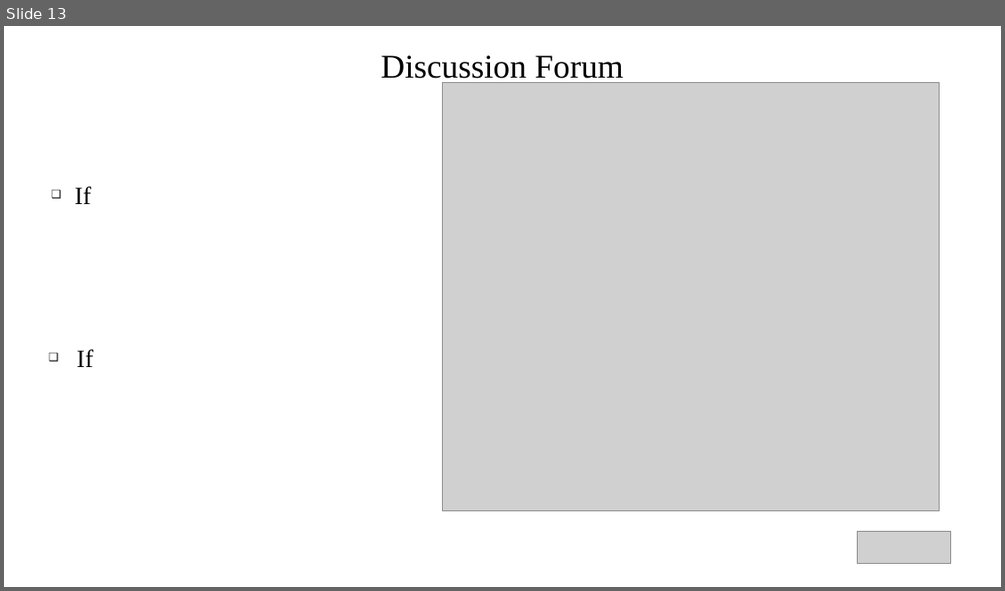
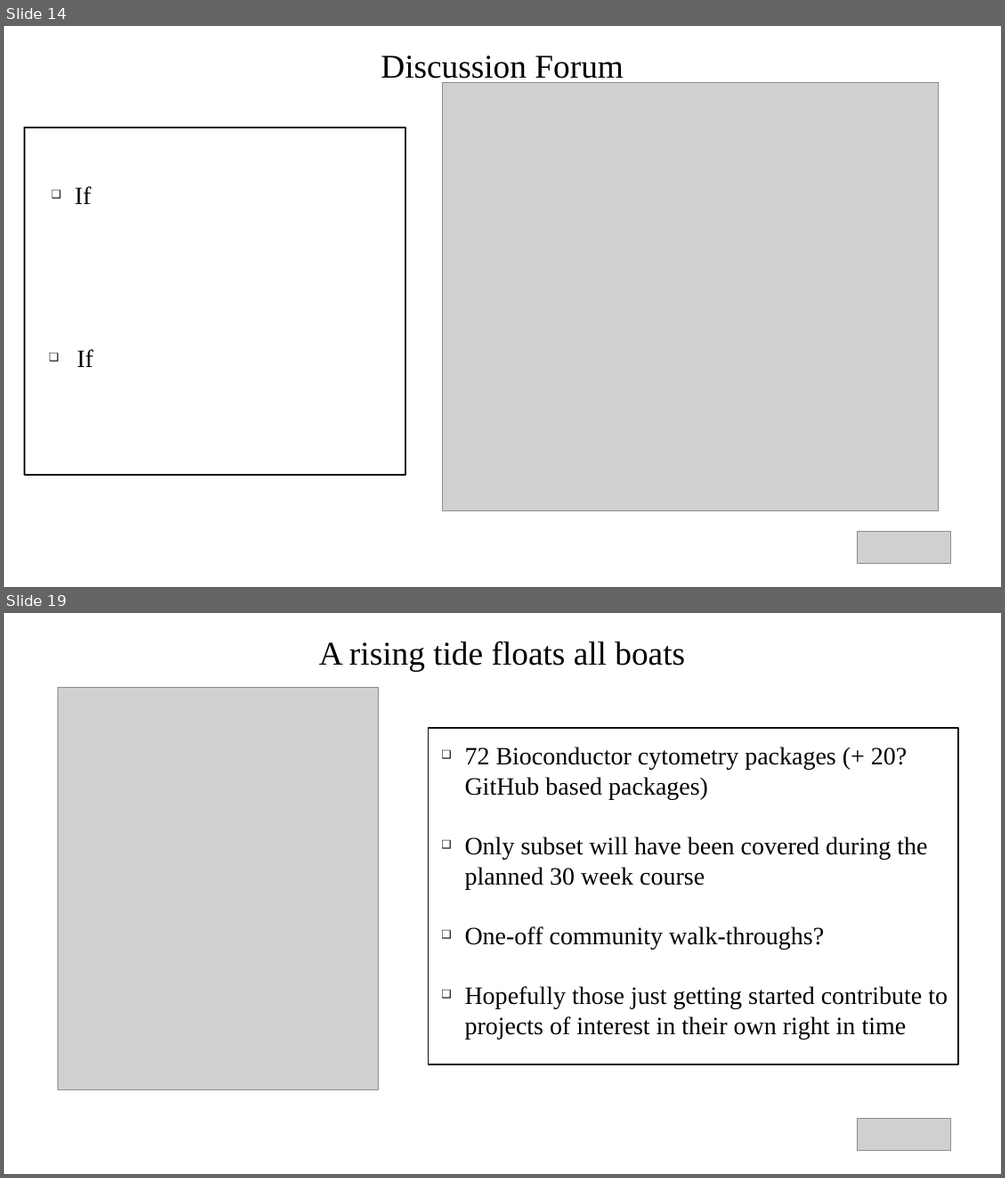
Before and after one commit to DavidRach/CytometryIn_Bioc2026, a slide deck: DavidRach_CytometryInR_BioC2026.pptx. Shown one above the other, each under a label of ours: slide 13 before the commit, slides 14 and 19 after it; the slides between them are not shown. The pictures are 1005x591 and 1005x1178 pixels, drawn with LibreOffice and Linux fonts; fonts in the diff are those of the drawing; grey boxes stand for pictures. Boxes give left, top, right and bottom in pixels: in the first picture for what was removed or moved away, otherwise in the second. Text is boxed around its words. In the diff, an @@ line names an element or a change of style, - is before the commit and + after.

```diff
--- a/DavidRach_CytometryInR_BioC2026.pptx
+++ b/DavidRach_CytometryInR_BioC2026.pptx
@@ slide 19 added at bbox=[4, 613, 1001, 1174], background #FFFFFF @@
@@ title added at bbox=[319, 641, 685, 672], 32 pt, text #000000 @@
+A rising tide floats all boats
@@ picture added at bbox=[57, 687, 378, 1089] @@
@@ rectangle added at bbox=[428, 728, 958, 1064], fill #FFFFFF, outline #111111 1.45 pt @@
@@ text added at bbox=[465, 747, 947, 1038], 24 pt, text #000000 @@
+❑ 72 Bioconductor cytometry packages (+ 20? GitHub based packages)
+❑ Only subset will have been covered during the planned 30 week course
+❑ One-off community walk-throughs?
+❑ Hopefully those just getting started contribute to projects of interest in their own right in time
@@ picture added at bbox=[858, 1118, 951, 1151] @@
@@ what was slide 13 is now slide 14 @@
@@ slide 14 changed as well @@
@@ rectangle added at bbox=[25, 127, 405, 475], fill #FFFFFF, outline #111111 1.45 pt @@
```
Also in this commit, not shown: 9 other slides changed, 10 other slides added, 10 slides removed, 1 other file.
